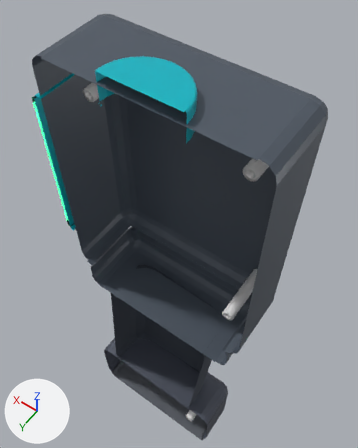
The Blender file Soleac_Modelo.blend: old version first, new version second.
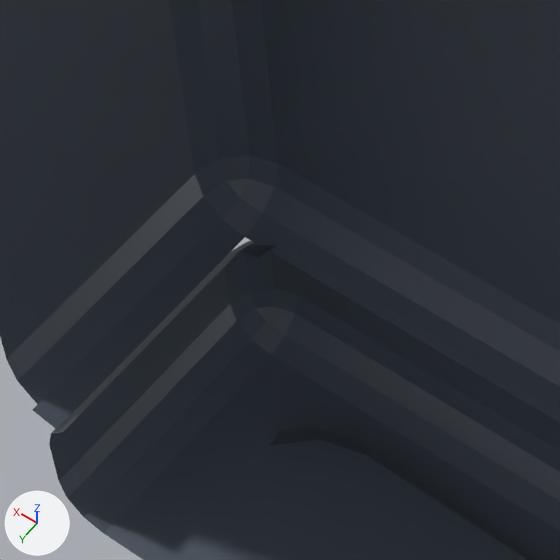
There are two pictures of each version: one from a 50 mm camera at (-0.0895, 0.1286, 0.3121) aimed at (0.0083, -0.0083, 0.0969), one close up on the part from 22% to 55% of the width and 40% to 65% of the height. The lights are fixed; the arrows at lower left show +X, +Y and +Z. The last two pictures show the newer version.

Names of what the first close-up shows: 'Screen_Frame.002'.
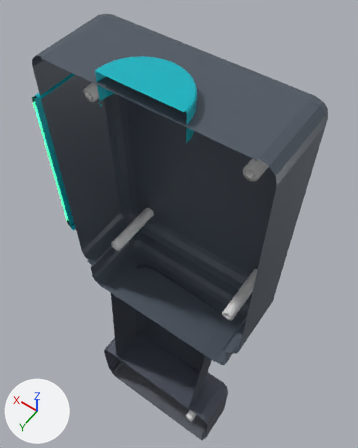
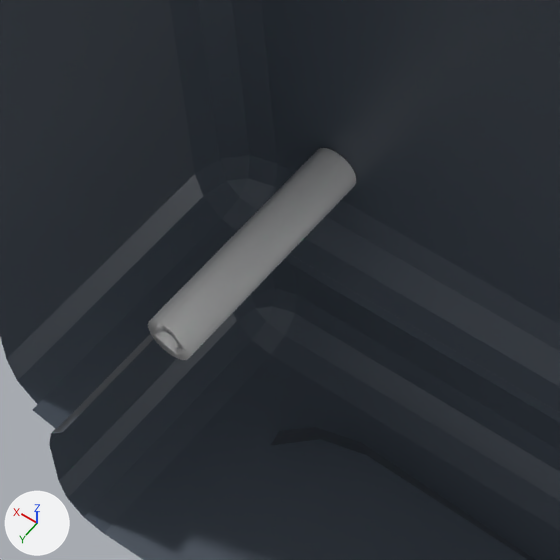
Edits to the bpy script that builds the scene:
```text
Add ob_boss_m3_003:
    ob_boss_m3_003 = bpy.data.objects.new('Boss_M3.003', me_cilindro_006.copy())  # the mesh of ob_boss_m3_005
    ob_boss_m3_003.location = (0.0277, 0.0081, 0.0953)
    ob_boss_m3_003.rotation_euler = (1.571, 0.0, 0.0)  # degrees (90, 0, 0)
    ob_boss_m3_003.scale = (1.0, 1.0, 3.0)
```

What differs and where, as boxes [x1, y1, x2, y2] in the close-ups (560 x 560 px):
'Boss_M3.003', added
    after: [148, 148, 356, 360]
